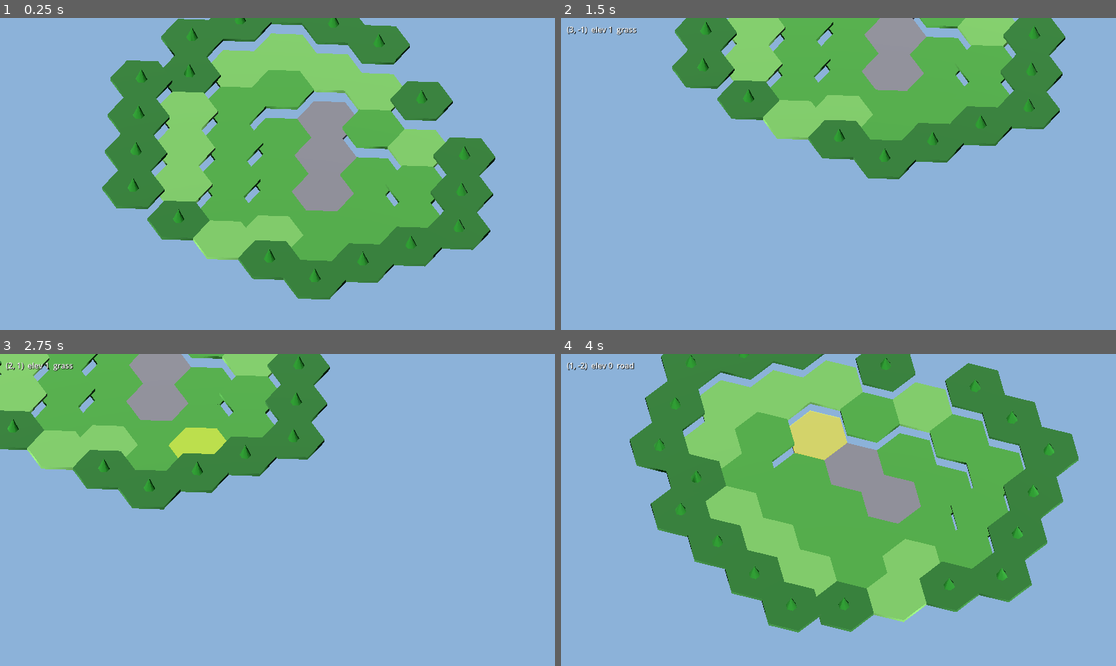
Above: before the commit, frames 1-4 (two rows, left to right).
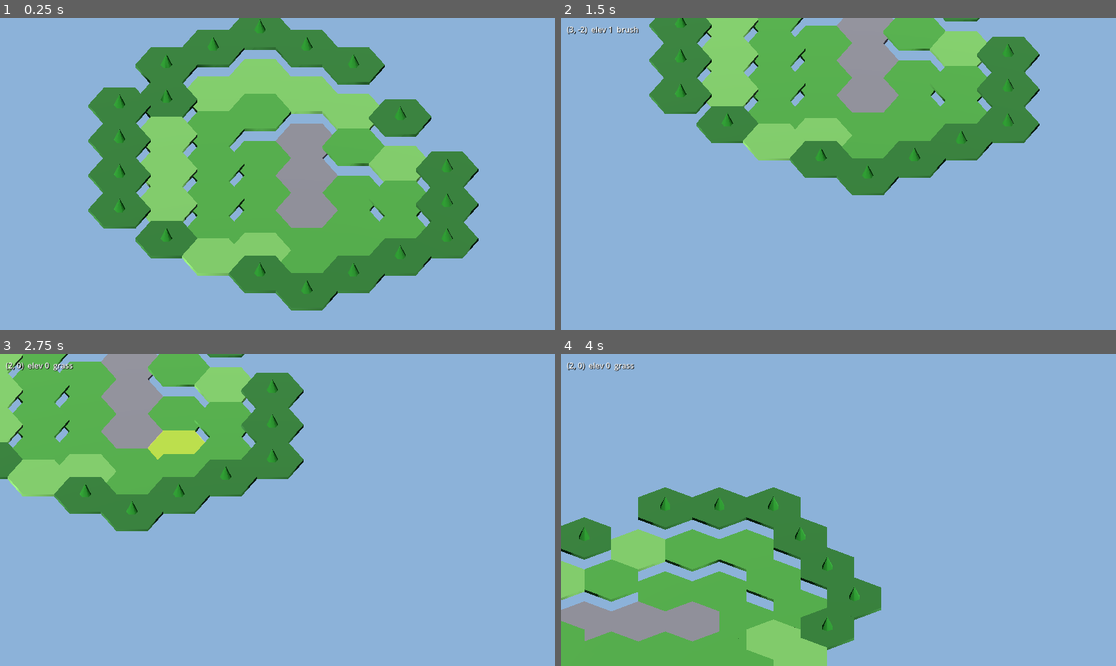
Above: after the commit, the same moments.

Repository: cowansysm/rpgbattlerai
Game: Godot game, scene res://scenes/map/map_scene.tscn
Same seed, same stepped clock (60 frames per second), same inputs: the game is played once before the commit and once after it.
Inputs (mouse positions are in pixels of both pictures, inside the frame that each line leads up to):
- Up to frame 1 (0.25 s): no input
- Up to frame 2 (1.5 s): tap Enter at 0.5 s; move the mouse to (960, 158) at 0.52 s; hold S (camera_pan_down) 0.53-1.25 s; click (960, 158) at 0.67 s; drag from (727, 189) to (810, 236) at 1.27 s
- Up to frame 3 (2.75 s): tap Space at 2 s; move the mouse to (333, 441) at 2.02 s; hold D (camera_pan_right) from 2.03 s (still down); click (333, 441) at 2.17 s
- Up to frame 4 (4 s): release D (camera_pan_right) at 2.75 s; drag from (810, 572) to (672, 463) at 2.77 s; tap Enter at 3.5 s; move the mouse to (1005, 556) at 3.52 s; hold Q (camera_rotate_left) from 3.53 s (still down); click (1005, 556) at 3.67 s

The runs differ from the first frame. In frame 1, 28% of the frame differs, in the area x 15-90%, y 0-94%; in frame 2, 20%; in frame 3, 18%; in frame 4, 64%, in the area x 0-94%, y 0-100%.

Commit message:
Fix camera rotation: use rig pivot instead of world origin, fix tween ordering
look_at(Vector3.ZERO) used world origin as the target instead of
global_position (the rig's pivot). After panning, rotation would shift
the view off-center because the camera aimed at (0,0,0) rather than
where the rig had moved.

The tween's parallel() look_at was chained to the completion callback
instead of the position tween, so the camera drifted without tracking
the pivot during the entire 0.3s animation. Reordered so the continuous
look_at runs in parallel with the position interpolation.

Co-Authored-By: Claude Opus 4.6 <noreply@anthropic.com>

Diff:
--- a/project.godot
+++ b/project.godot
@@ -29,61 +29,76 @@
 
 camera_rotate_left={
 "deadzone": 0.2,
-"events": [Object(InputEventKey,"resource_local_to_scene":fa …(196 unchanged characters)… ,"unicode":113,"location":0,"echo":false)]
+"events": [Object(InputEventKey,"resource_local_to_scene":fa …(196 unchanged characters)… ,"unicode":113,"location":0,"echo":false,"script":null)
+]
 }
 camera_rotate_right={
 "deadzone": 0.2,
-"events": [Object(InputEventKey,"resource_local_to_scene":fa …(196 unchanged characters)… ,"unicode":101,"location":0,"echo":false)]
+"events": [Object(InputEventKey,"resource_local_to_scene":fa …(196 unchanged characters)… ,"unicode":101,"location":0,"echo":false,"script":null)
+]
 }
 camera_pan_up={
 "deadzone": 0.2,
-"events": [Object(InputEventKey,"resource_local_to_scene":fa …(196 unchanged characters)… ,"unicode":119,"location":0,"echo":false)]
+"events": [Object(InputEventKey,"resource_local_to_scene":fa …(196 unchanged characters)… ,"unicode":119,"location":0,"echo":false,"script":null)
+]
 }
 camera_pan_down={
 "deadzone": 0.2,
-"events": [Object(InputEventKey,"resource_local_to_scene":fa …(196 unchanged characters)… ,"unicode":115,"location":0,"echo":false)]
+"events": [Object(InputEventKey,"resource_local_to_scene":fa …(196 unchanged characters)… ,"unicode":115,"location":0,"echo":false,"script":null)
+]
 }
 camera_pan_left={
 "deadzone": 0.2,
-"events": [Object(InputEventKey,"resource_local_to_scene":fa …(195 unchanged characters)… 0,"unicode":97,"location":0,"echo":false)]
+"events": [Object(InputEventKey,"resource_local_to_scene":fa …(195 unchanged characters)… 0,"unicode":97,"location":0,"echo":false,"script":null)
+]
 }
 camera_pan_right={
 "deadzone": 0.2,
-"events": [Object(InputEventKey,"resource_local_to_scene":fa …(196 unchanged characters)… ,"unicode":100,"location":0,"echo":false)]
+"events": [Object(InputEventKey,"resource_local_to_scene":fa …(196 unchanged characters)… ,"unicode":100,"location":0,"echo":false,"script":null)
+]
 }
 demo_show_move={
 "deadzone": 0.2,
-"events": [Object(InputEventKey,"resource_local_to_scene":fa …(196 unchanged characters)… ,"unicode":109,"location":0,"echo":false)]
+"events": [Object(InputEventKey,"resource_local_to_scene":fa …(196 unchanged characters)… ,"unicode":109,"location":0,"echo":false,"script":null)
+]
 }
 demo_show_targets={
 "deadzone": 0.2,
-"events": [Object(InputEventKey,"resource_local_to_scene":fa …(196 unchanged characters)… ,"unicode":116,"location":0,"echo":false)]
+"events": [Object(InputEventKey,"resource_local_to_scene":fa …(196 unchanged characters)… ,"unicode":116,"location":0,"echo":false,"script":null)
+]
 }
 demo_clear={
 "deadzone": 0.2,
-"events": [Object(InputEventKey,"resource_local_to_scene":fa …(199 unchanged characters)… :0,"unicode":0,"location":0,"echo":false)]
+"events": [Object(InputEventKey,"resource_local_to_scene":fa …(199 unchanged characters)… :0,"unicode":0,"location":0,"echo":false,"script":null)
+]
 }
 p4_next={
 "deadzone": 0.2,
-"events": [Object(InputEventKey,"resource_local_to_scene":fa …(196 unchanged characters)… ,"unicode":110,"location":0,"echo":false)]
+"events": [Object(InputEventKey,"resource_local_to_scene":fa …(196 unchanged characters)… ,"unicode":110,"location":0,"echo":false,"script":null)
+]
 }
 p4_move={
 "deadzone": 0.2,
-"events": [Object(InputEventKey,"resource_local_to_scene":fa …(196 unchanged characters)… ,"unicode":109,"location":0,"echo":false)]
+"events": [Object(InputEventKey,"resource_local_to_scene":fa …(196 unchanged characters)… ,"unicode":109,"location":0,"echo":false,"script":null)
+]
 }
 p4_attack={
 "deadzone": 0.2,
-"events": [Object(InputEventKey,"resource_local_to_scene":fa …(196 unchanged characters)… ,"unicode":102,"location":0,"echo":false)]
+"events": [Object(InputEventKey,"resource_local_to_scene":fa …(196 unchanged characters)… ,"unicode":102,"location":0,"echo":false,"script":null)
+]
 }
 p4_defend={
 "deadzone": 0.2,
-"events": [Object(InputEventKey,"resource_local_to_scene":fa …(196 unchanged characters)… ,"unicode":103,"location":0,"echo":false)]
+"events": [Object(InputEventKey,"resource_local_to_scene":fa …(196 unchanged characters)… ,"unicode":103,"location":0,"echo":false,"script":null)
+]
 }
 p4_wait={
 "deadzone": 0.2,
-"events": [Object(InputEventKey,"resource_local_to_scene":fa …(196 unchanged characters)… ,"unicode":120,"location":0,"echo":false)]
+"events": [Object(InputEventKey,"resource_local_to_scene":fa …(196 unchanged characters)… ,"unicode":120,"location":0,"echo":false,"script":null)
+]
 }
 p4_round={
 "deadzone": 0.2,
-"events": [Object(InputEventKey,"resource_local_to_scene":fa …(196 unchanged characters)… ,"unicode":114,"location":0,"echo":false)]
+"events": [Object(InputEventKey,"resource_local_to_scene":fa …(196 unchanged characters)… ,"unicode":114,"location":0,"echo":false,"script":null)
+]
 }
--- a/src/map/camera_rig.gd
+++ b/src/map/camera_rig.gd
@@ -37,7 +37,7 @@
 		cos(yaw_rad) * cos(pitch_rad) * dist
 	)
 	_camera.position = offset
-	_camera.look_at(Vector3.ZERO, Vector3.UP)
+	_camera.look_at(global_position, Vector3.UP)
 	_camera.size = zoom_val
 
 
@@ -58,17 +58,17 @@
 		sin(pitch_rad) * dist,
 		cos(yaw_rad) * cos(pitch_rad) * dist
 	)
+	var pivot: Vector3 = global_position
 	var tw := create_tween()
 	tw.tween_property(_camera, "position", target_offset, TWEEN_DURATION)\
 		.set_ease(Tween.EASE_OUT).set_trans(Tween.TRANS_CUBIC)
+	# Keep camera looking at pivot during the position tween.
+	tw.parallel().tween_method(func(_t: float) -> void:
+		_camera.look_at(pivot, Vector3.UP)
+	, 0.0, 1.0, TWEEN_DURATION)
 	tw.tween_callback(func() -> void:
-		_camera.look_at(Vector3.ZERO, Vector3.UP)
 		_tweening = false
 	)
-	# Keep camera looking at pivot during tween.
-	tw.parallel().tween_method(func(_t: float) -> void:
-		_camera.look_at(Vector3.ZERO, Vector3.UP)
-	, 0.0, 1.0, TWEEN_DURATION)
 
 
 func zoom_by(delta: float) -> void:
Not shown, added: tests/core/combat/test_combat_resolver.gd.uid
Not shown, added: tests/core/combat/test_resolution_integration.gd.uid
